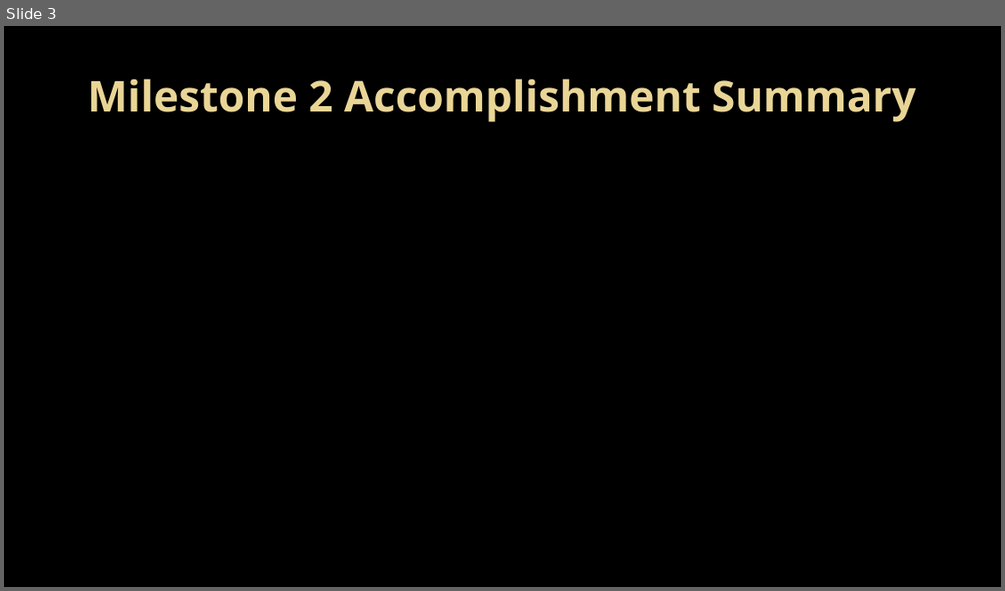
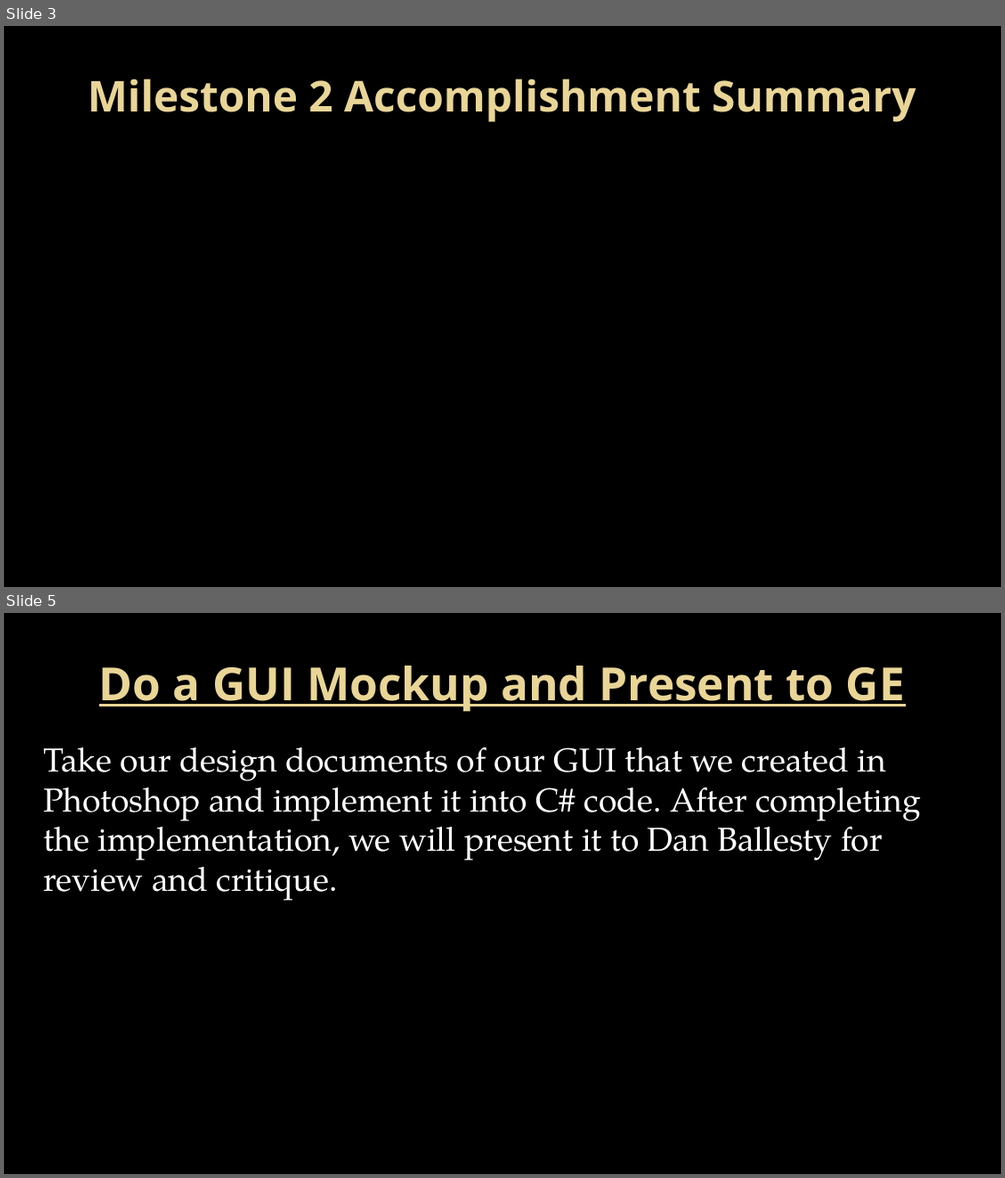
Before and after one commit to Topgun122104/SeniorProj, a slide deck: Documents/Presentations/Milestone 2 presentation.pptx. Shown one above the other, each under a label of ours: slide 3 before the commit, slides 3 and 5 after it; the slides between them are not shown. The pictures are 1005x591 and 1005x1178 pixels, drawn with LibreOffice and Linux fonts; fonts in the diff are those of the drawing; background and template pictures are left out. Boxes give left, top, right and bottom in pixels: in the first picture for what was removed or moved away, otherwise in the second. Text is boxed around its words. In the diff, an @@ line names an element or a change of style, - is before the commit and + after.

```diff
--- a/Documents/Presentations/Milestone 2 presentation.pptx
+++ b/Documents/Presentations/Milestone 2 presentation.pptx
@@ slide 5 added at (4,613,1001,1174), background picture (left out) @@
@@ title added at (99,666,905,712), 44 pt, text gradient #EAD696 to #E7D081, bold, underline @@
+Do a GUI Mockup and Present to GE
@@ text added at (43,747,921,900), 32 pt, text #FFFFFF @@
+Take our design documents of our GUI that we created in Photoshop and implement it into C# code. After completing the implementation, we will present it to Dan Ballesty for review and critique.
```
Also in this commit, not shown: 2 slides changed, 1 other slide added, 7 slides removed, 1 other file.
